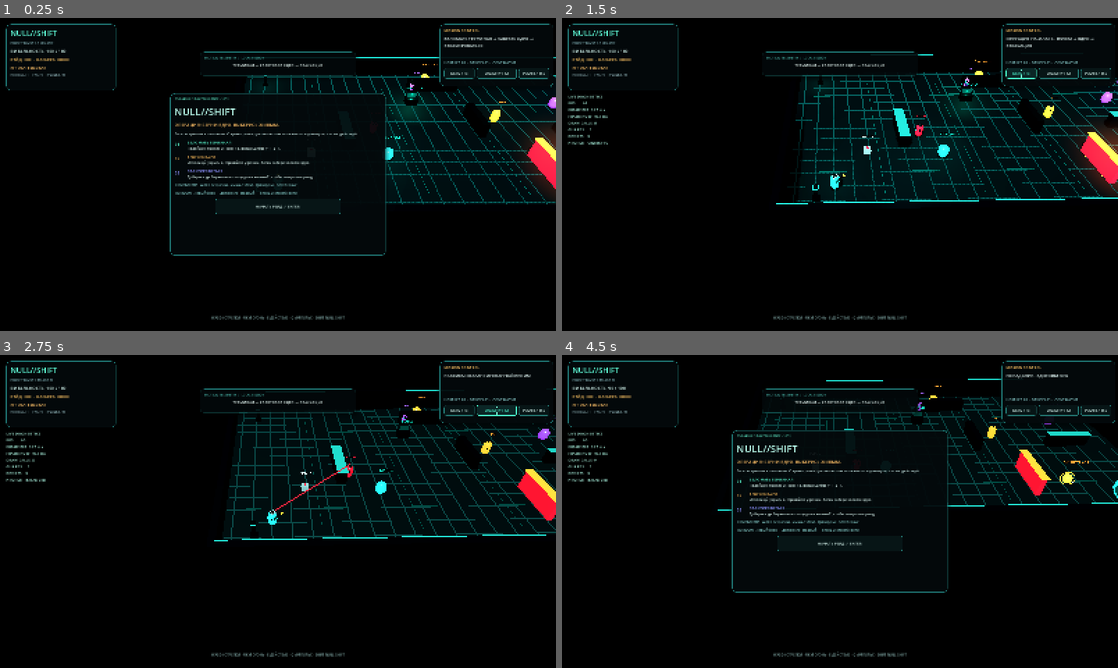
Above: before the commit, frames 1-4 (two rows, left to right).
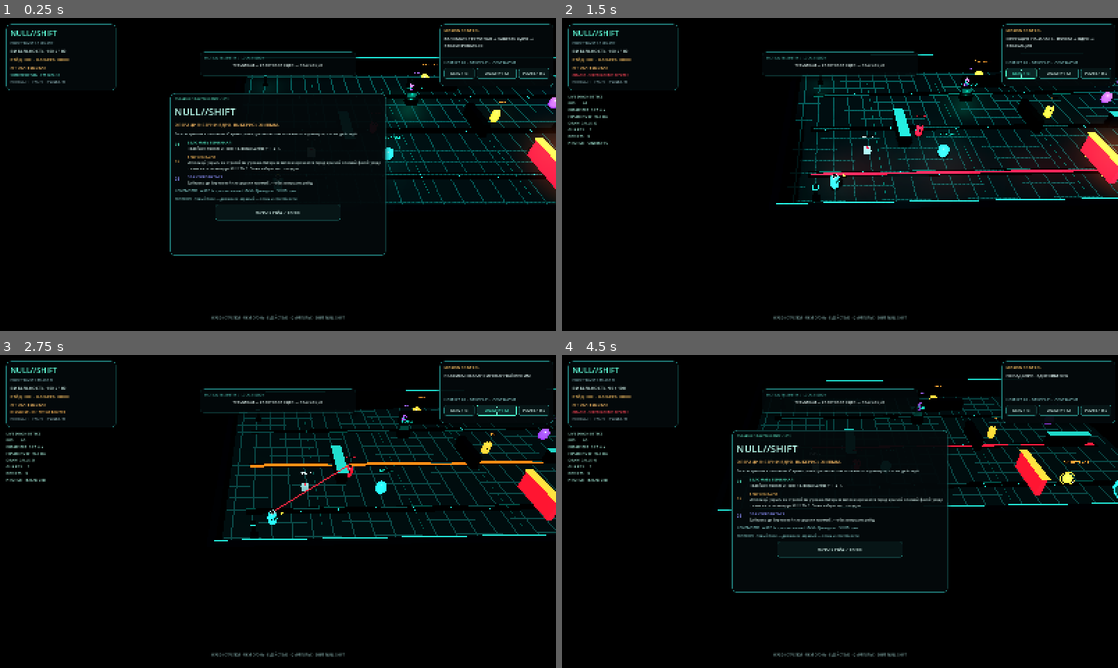
Above: after the commit, the same moments.

Repository: HADJAL001/osgard-world
Game: Godot game, scene res://scenes/main.tscn
Same seed, same stepped clock (60 frames per second), same inputs: the game is played once before the commit and once after it.
Inputs (mouse positions are in pixels of both pictures, inside the frame that each line leads up to):
- Up to frame 1 (0.25 s): no input
- Up to frame 2 (1.5 s): click "НАЧАТЬ РЕЙД / ENTER" at 0.5 s; click "DIAG / F3" at 1.25 s
- Up to frame 3 (2.75 s): click "QUALITY / F2" at 2 s
- Up to frame 4 (4.5 s): tap Enter at 2.75, 2.85 s; move the mouse to (962, 495) at 2.77 s; hold Right 2.78-3.53 s; click (962, 495) at 2.92 s; tap Space at 3.02, 3.77 s; move the mouse to (728, 527) at 3.52 s; hold Down 3.53-4.28 s; tap Keypad Enter at 3.6 s; move the mouse to (895, 442) at 4.27 s; hold Right from 4.28 s (still down); tap H at 4.35 s

The runs differ from the first frame. In frame 1, 1.7% of the frame differs, in the area x 1-99%, y 17-65%; in frame 2, 1.3%; in frame 3, 0.8%; in frame 4, 1.8%, in the area x 1-100%, y 17-65%.

Commit message:
Add timed phase-conduit hazards to NULL SHIFT Godot

Diff:
--- a/godot/null-shift/scripts/main.gd
+++ b/godot/null-shift/scripts/main.gd
@@ -37,6 +37,9 @@
 var materials: Dictionary = {}
 var guards: Array[Dictionary] = []
 var devices: Array[Dictionary] = []
+var phase_lanes: Array[Dictionary] = []
+var phase_clock := 0.0
+var hazard_status_label: Label
 var effects: Array[Node] = []
 var career := ConfigFile.new()
 var career_credits := 0
@@ -140,6 +143,8 @@
 	current_frame_ms = maxf(0.0, delta * 1000.0)
 	elapsed += dt
 	scene_clock += dt
+	if not paused_game and not mission_finished:
+		_update_phase_lanes(dt)
 	damage_flash_timer = maxf(0.0, damage_flash_timer - dt)
 	camera_shake_timer = maxf(0.0, camera_shake_timer - dt)
 	impact_flash_timer = maxf(0.0, impact_flash_timer - dt)
@@ -179,6 +184,7 @@
 		instability = maxf(0.0, instability - dt * 3.0)
 	_move_player(dt)
 	_update_guards(dt)
+	_check_phase_lane_damage()
 	if touch_firing or mouse_firing:
 		_fire_weapon()
 	if player_health <= 0.0:
@@ -346,6 +352,97 @@
 		_make_box_mesh("PowerRail_Z_%s" % str(rail_z), Vector3(0.0, -0.024, rail_z), Vector3(43.5, 0.018, 0.045), materials["cyan_dark"])
 	for bar_z in [5.9, 9.1]:
 		_make_box_mesh("GateWarning_%s" % str(bar_z), Vector3(9.2, -0.012, bar_z), Vector3(0.8, 0.02, 0.055), materials["amber"])
+	_create_phase_lanes()
+
+func _create_phase_lanes() -> void:
+	# Three independent floor conduits cycle through safe, warning and active states.
+	# Their staggered timing requires timing and movement, not simply absorbing damage.
+	var lane_positions: Array[float] = [-8.2, 0.0, 8.2]
+	for index in range(lane_positions.size()):
+		var lane_z: float = lane_positions[index]
+		var prefix: String = "PhaseConduit_%02d_" % (index + 1)
+		_make_box_mesh(prefix + "Base", Vector3(0.0, -0.034, lane_z), Vector3(43.5, 0.024, 0.94), materials["black"])
+		for marker_index in range(11):
+			var marker_x: float = -20.0 + float(marker_index) * 4.0
+			_make_box_mesh(prefix + "Marker_%02d" % marker_index, Vector3(marker_x, -0.017, lane_z), Vector3(0.045, 0.012, 0.68), materials["wall_trim"])
+		var warning_material: StandardMaterial3D = _material(Color(1.0, 0.47, 0.1), Color(1.0, 0.22, 0.035), 1.1, 0.18, 0.26)
+		var active_material: StandardMaterial3D = _material(Color(1.0, 0.12, 0.2), Color(1.0, 0.025, 0.055), 1.8, 0.12, 0.22)
+		var warning_mesh: MeshInstance3D = _make_box_mesh(prefix + "Warning", Vector3(0.0, -0.014, lane_z), Vector3(43.1, 0.018, 0.56), warning_material)
+		warning_mesh.visible = false
+		var active_mesh: MeshInstance3D = _make_box_mesh(prefix + "Active", Vector3(0.0, -0.003, lane_z), Vector3(42.8, 0.022, 0.34), active_material)
+		active_mesh.visible = false
+		phase_lanes.append({
+			"z": lane_z,
+			"offset": float(index) * 2.8,
+			"state": "safe",
+			"warning_mesh": warning_mesh,
+			"active_mesh": active_mesh,
+			"warning_material": warning_material,
+			"active_material": active_material
+		})
+
+func _update_phase_lanes(delta: float) -> void:
+	phase_clock += maxf(0.0, delta)
+	var active_count: int = 0
+	var warning_count: int = 0
+	for index in range(phase_lanes.size()):
+		var lane: Dictionary = phase_lanes[index]
+		var cycle: float = fposmod(phase_clock + float(lane["offset"]), 8.4)
+		var next_state: String = "safe"
+		if cycle >= 4.95 and cycle < 6.3:
+			next_state = "warning"
+		elif cycle >= 6.3 and cycle < 7.22:
+			next_state = "active"
+		var old_state: String = str(lane["state"])
+		lane["state"] = next_state
+		var warning_mesh: MeshInstance3D = lane["warning_mesh"]
+		var active_mesh: MeshInstance3D = lane["active_mesh"]
+		warning_mesh.visible = next_state == "warning"
+		active_mesh.visible = next_state == "active"
+		var pulse: float = 0.65 + absf(sin(scene_clock * 11.5 + float(index))) * 0.95
+		var warning_material: StandardMaterial3D = lane["warning_material"]
+		var active_material: StandardMaterial3D = lane["active_material"]
+		warning_material.emission_energy_multiplier = pulse if next_state == "warning" else 0.8
+		active_material.emission_energy_multiplier = 2.0 + pulse if next_state == "active" else 1.8
+		if next_state == "warning":
+			warning_count += 1
+		elif next_state == "active":
+			active_count += 1
+		if next_state != old_state and next_state == "warning":
+			_play_sfx(340.0 + float(index) * 45.0, 0.07, 0.045)
+		phase_lanes[index] = lane
+	if not is_instance_valid(hazard_status_label):
+		return
+	if active_count > 0:
+		hazard_status_label.text = "ОПАСНО · ЭНЕРГОКОНТУР АКТИВЕН"
+		hazard_status_label.add_theme_color_override("font_color", Color(1.0, 0.27, 0.34))
+	elif warning_count > 0:
+		hazard_status_label.text = "ВНИМАНИЕ · КОНТУР ЗАРЯЖАЕТСЯ"
+		hazard_status_label.add_theme_color_override("font_color", Color(1.0, 0.72, 0.34))
+	else:
+		hazard_status_label.text = "ЭНЕРГОКОНТУРЫ · СТАБИЛЬНО"
+		hazard_status_label.add_theme_color_override("font_color", Color(0.38, 0.9, 0.82))
+
+func _is_player_inside_phase_lane(lane_z: float, half_width: float = 0.72) -> bool:
+	if not is_instance_valid(player):
+		return false
+	return absf(player.global_position.z - lane_z) <= half_width and absf(player.global_position.x) <= 21.7
+
+func _check_phase_lane_damage() -> bool:
+	if paused_game or mission_finished or not is_instance_valid(player):
+		return false
+	for lane in phase_lanes:
+		if str(lane["state"]) != "active":
+			continue
+		if not _is_player_inside_phase_lane(float(lane["z"])):
+			continue
+		var health_before: float = player_health
+		_damage_player(13.0)
+		if player_health < health_before:
+			objective_text = "ЭНЕРГОКОНТУР · ПОКИНЬ ПОЛОСУ · ЗДОРОВЬЕ %d%%" % int(player_health)
+			_update_hud()
+			return true
+	return false
 
 func _make_grid() -> void:
 	var mesh := ImmediateMesh.new()
@@ -1359,6 +1456,7 @@
 	health_label = _label(status_stack, "ВИТАЛЬНОСТЬ  100 / 100", 13, Color(0.86, 1.0, 0.97))
 	credits_label = _label(status_stack, "РЕЙД  000  ·  КАРЬЕРА  000", 12, Color(1.0, 0.77, 0.39))
 	threat_label = _label(status_stack, "УГРОЗА: ВЫСОКАЯ", 11, Color(1.0, 0.3, 0.38))
+	hazard_status_label = _label(status_stack, "ЭНЕРГОКОНТУРЫ · СТАБИЛЬНО", 9, Color(0.38, 0.9, 0.82))
 	status_shortcuts = _label(status_stack, "ПОМОЩЬ / H  ·  FPS / F3  ·  ГРАФИКА / F2", 8, Color(0.48, 0.6, 0.62))
 
 	objective_panel = _make_panel(hud_root, Control.PRESET_TOP_RIGHT, Rect2(-334.0, 18.0, 316.0, 178.0))
@@ -1481,7 +1579,7 @@
 	var intro := _label(stack, "Ты в закрытом комплексе. Охрана реагирует на взлом — сначала изучи путь, затем действуй.", 11, Color(0.76, 0.88, 0.87))
 	intro.autowrap_mode = TextServer.AUTOWRAP_WORD_SMART
 	_add_briefing_step(stack, "01", "ВЗЛОМАТЬ ТЕРМИНАЛ", "Подойди к панели и нажми E. Введи шифр: ↑ ← ↓ →.", Color(0.36, 1.0, 0.83))
-	_add_briefing_step(stack, "02", "ЗАБРАТЬ ЯДРО", "Используй укрытия, стреляй по угрозам. Затем забери золотое ядро.", Color(1.0, 0.74, 0.36))
+	_add_briefing_step(stack, "02", "ЗАБРАТЬ ЯДРО", "Используй укрытия и стреляй по угрозам. Янтарная полоса заряжается перед красной опасной фазой: уходи с линии или активируй NULL Shift. Затем забери золотое ядро.", Color(1.0, 0.74, 0.36))
 	_add_briefing_step(stack, "03", "ЭВАКУИРОВАТЬСЯ", "Доберись до бирюзовой площадки и нажми E, чтобы завершить рейд.", Color(0.56, 0.57, 1.0))
 	var controls := _label(stack, "КОМПЬЮТЕР   WASD / стрелки · мышь + ЛКМ · Q импульс · SHIFT сдвиг", 10, Color(0.48, 0.74, 0.73))
 	controls.autowrap_mode = TextServer.AUTOWRAP_WORD_SMART
--- a/godot/null-shift/tests/runtime_smoke.gd
+++ b/godot/null-shift/tests/runtime_smoke.gd
@@ -30,6 +30,44 @@
 	if not _expect(not game.briefing_visible and not game.paused_game and bool(game.career.get_value("settings", "briefing_seen", false)), "dismissing briefing must resume gameplay and persist completion"):
 		return
 	game.sound_enabled = false
+
+	print("RUNTIME_STAGE: phase-conduit warning, hazard and dodge")
+	if not _expect(game.phase_lanes.size() == 3 and is_instance_valid(game.hazard_status_label), "three timed energy lanes and a HUD status label must instantiate"):
+		return
+	var lane_saved_position: Vector3 = game.player.global_position
+	var lane_saved_health: float = game.player_health
+	game.phase_clock = 5.8
+	game._update_phase_lanes(0.0)
+	var first_lane: Dictionary = game.phase_lanes[0]
+	if not _expect(first_lane["state"] == "warning" and first_lane["warning_mesh"].visible and not first_lane["active_mesh"].visible, "energy lane must visibly warn before activating"):
+		return
+	if not _expect(game.hazard_status_label.text.contains("ЗАРЯЖАЕТСЯ"), "HUD must report an approaching energy discharge"):
+		return
+	game.phase_clock = 6.6
+	game._update_phase_lanes(0.0)
+	first_lane = game.phase_lanes[0]
+	if not _expect(first_lane["state"] == "active" and first_lane["active_mesh"].visible and not first_lane["warning_mesh"].visible, "warning lane must transition into the damaging phase"):
+		return
+	game.player.global_position = Vector3(0.0, 0.82, float(first_lane["z"]))
+	game.damage_cooldown = 0.0
+	game.null_shift_timer = 0.0
+	if not _expect(game._check_phase_lane_damage() and game.player_health < lane_saved_health, "standing in an active lane must inflict real player damage"):
+		return
+	var injured_health: float = game.player_health
+	game.damage_cooldown = 0.0
+	game.player.global_position.z = float(first_lane["z"]) + 3.0
+	if not _expect(not game._check_phase_lane_damage() and is_equal_approx(game.player_health, injured_health), "leaving the active lane must avoid further damage"):
+		return
+	game.damage_cooldown = 0.0
+	game.player.global_position.z = float(first_lane["z"])
+	game.null_shift_timer = 1.0
+	if not _expect(not game._check_phase_lane_damage() and is_equal_approx(game.player_health, injured_health), "NULL shift must protect the operator from the energy lane"):
+		return
+	game.null_shift_timer = 0.0
+	game.damage_cooldown = 0.0
+	game.player.global_position = lane_saved_position
+	game.player_health = lane_saved_health
+	game.phase_clock = 0.0
 
 	print("RUNTIME_STAGE: adaptive graphics quality")
 	game.cinematic_quality = true
Not shown, changed: docs/04_NULL_SHIFT_GAME_DESIGN.md
Not shown, changed: godot/null-shift/README.md
Not shown, changed: scripts/null-shift-godot-smoke.mjs
